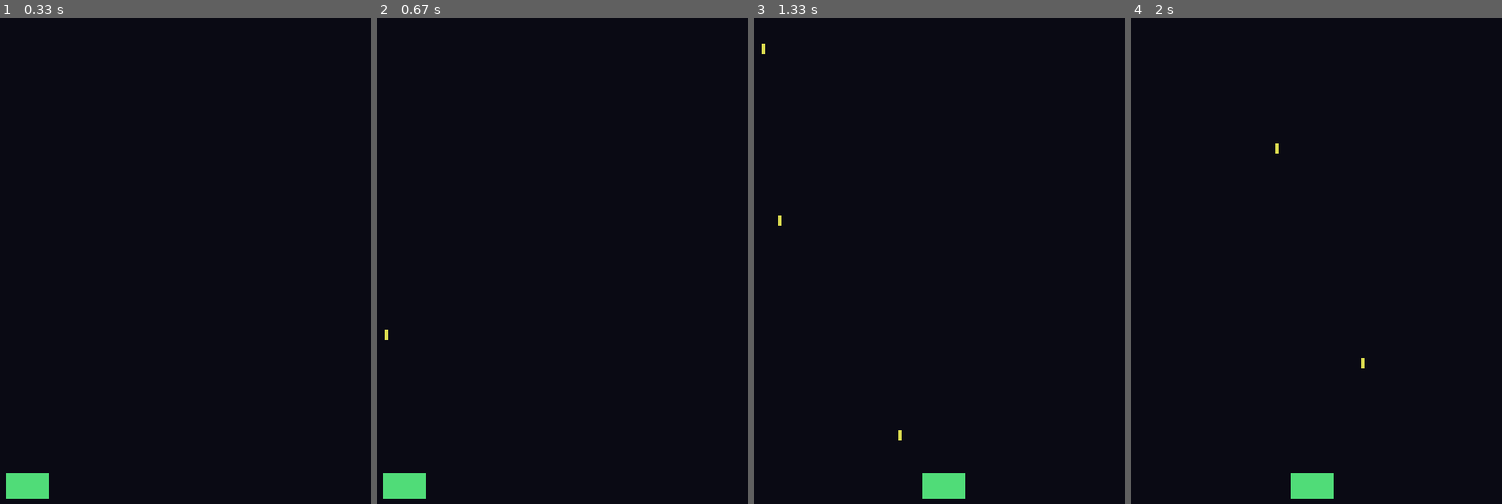
Above: before the commit, frames 1-4 (left to right).
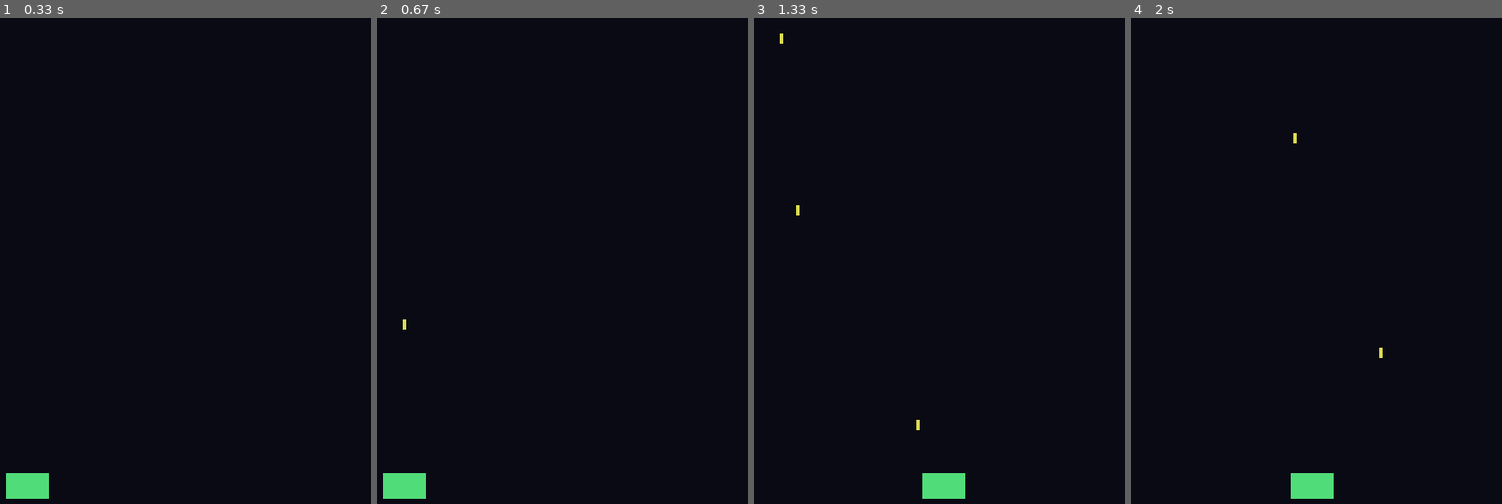
Above: after the commit, the same moments.

Repository: theKHutDeveloper/pygame_arcade_games
Game: pygame game, started from space_invaders/main.py
Two runs of this game, one before a commit and one after it. Both use one fixed random seed, a clock stepped at 60 frames per second and the inputs below.
Inputs:
- Up to frame 1 (0.33 s): no input
- Up to frame 2 (0.67 s): tap Space at 0.33 s
- Up to frame 3 (1.33 s): hold Right 0.67-1.13 s; tap Space at 0.73, 1.03, 1.23 s; hold Right from 1.17 s (still down)
- Up to frame 4 (2 s): tap Space at 1.53, 1.73 s; release Right at 1.63 s; hold Left from 1.67 s (still down)

Frame 1 is identical in both runs. In frame 2, less than 0.1% of the frame differs, in the area x 2-8%, y 62-67%; in frame 3, 0.1%, in the area x 2-45%, y 3-87%; in frame 4, less than 0.1%.

Commit message:
Fix player bullet spawn position to fire from center
Update BulletSpawnSystem to calculate bullet spawn position from
the player's sprite width so bullets fire from the horizontal
center of the ship instead of the left side.

Diff:
--- a/space_invaders/systems/bullet_spawn_system.py
+++ b/space_invaders/systems/bullet_spawn_system.py
@@ -8,6 +8,7 @@
     Velocity,
     Sprite,
     FireCooldown,
+    Collider,
 )
 from space_invaders.config import (
     BULLET_WIDTH,
@@ -21,19 +22,23 @@
     def update(self, world, dt, events):
         keys = pygame.key.get_pressed()
 
-        for entity, (player, pos, cooldown) in world.get_entities_with(
-            Player, Position, FireCooldown
+        for entity, (player, pos, sprite, cooldown) in world.get_entities_with(
+            Player, Position, Sprite, FireCooldown
         ):
             cooldown.time_left -= dt
 
             if keys[pygame.K_SPACE] and cooldown.time_left <= 0:
                 bullet = world.create_entity()
 
-                world.add_component(bullet, Position(pos.x + 2, pos.y))
+                bullet_x = pos.x + (sprite.width / 2) - (BULLET_WIDTH / 2)
+                bullet_y = pos.y - BULLET_HEIGHT
+
+                world.add_component(bullet, Position(bullet_x, bullet_y))
                 world.add_component(bullet, Velocity(0, -BULLET_SPEED))
                 world.add_component(
                     bullet, Sprite(BULLET_WIDTH, BULLET_HEIGHT, BULLET_COLOUR)
                 )
                 world.add_component(bullet, Bullet("player"))
+                world.add_component(bullet, Collider(BULLET_WIDTH, BULLET_HEIGHT))
 
                 cooldown.time_left = cooldown.delay
